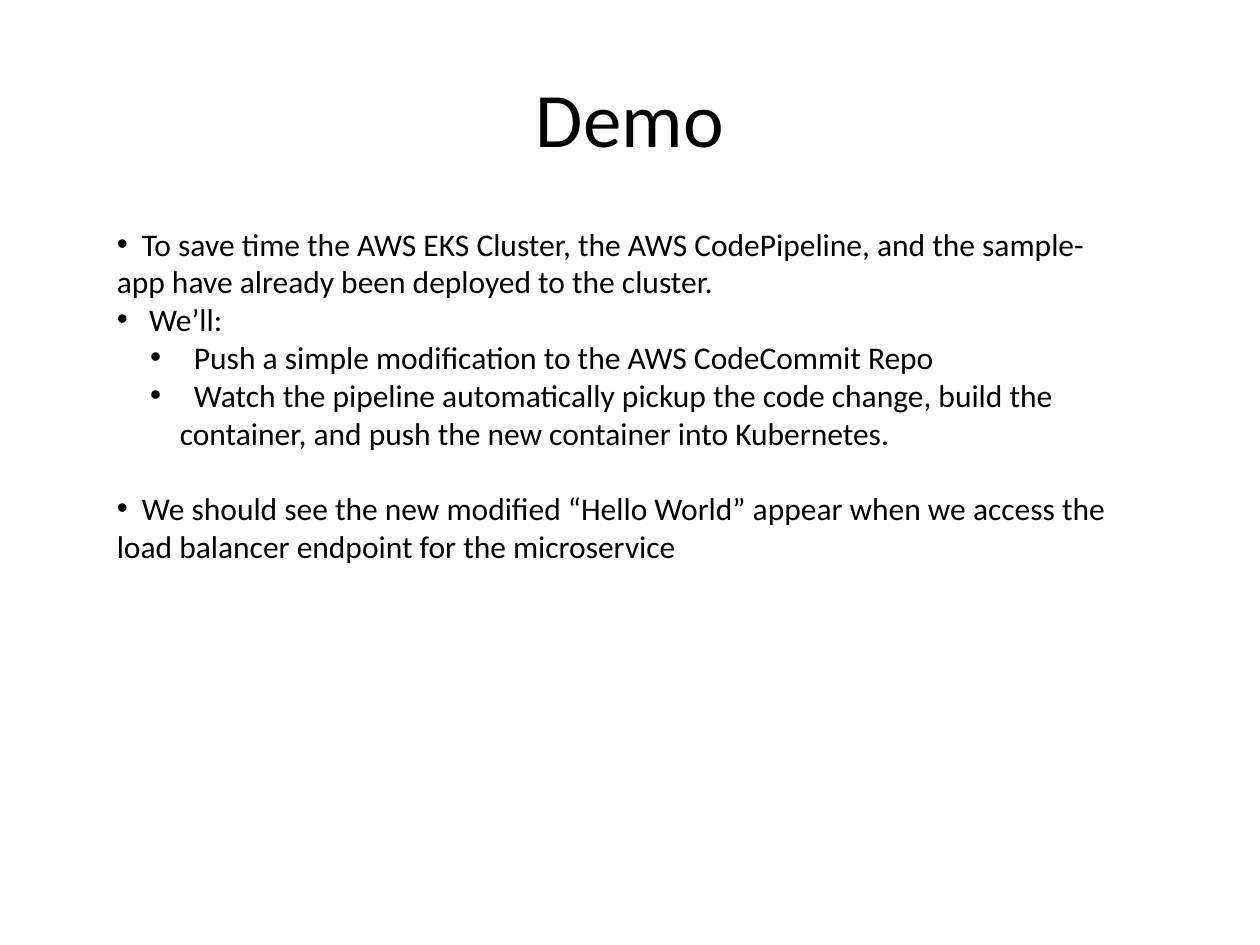
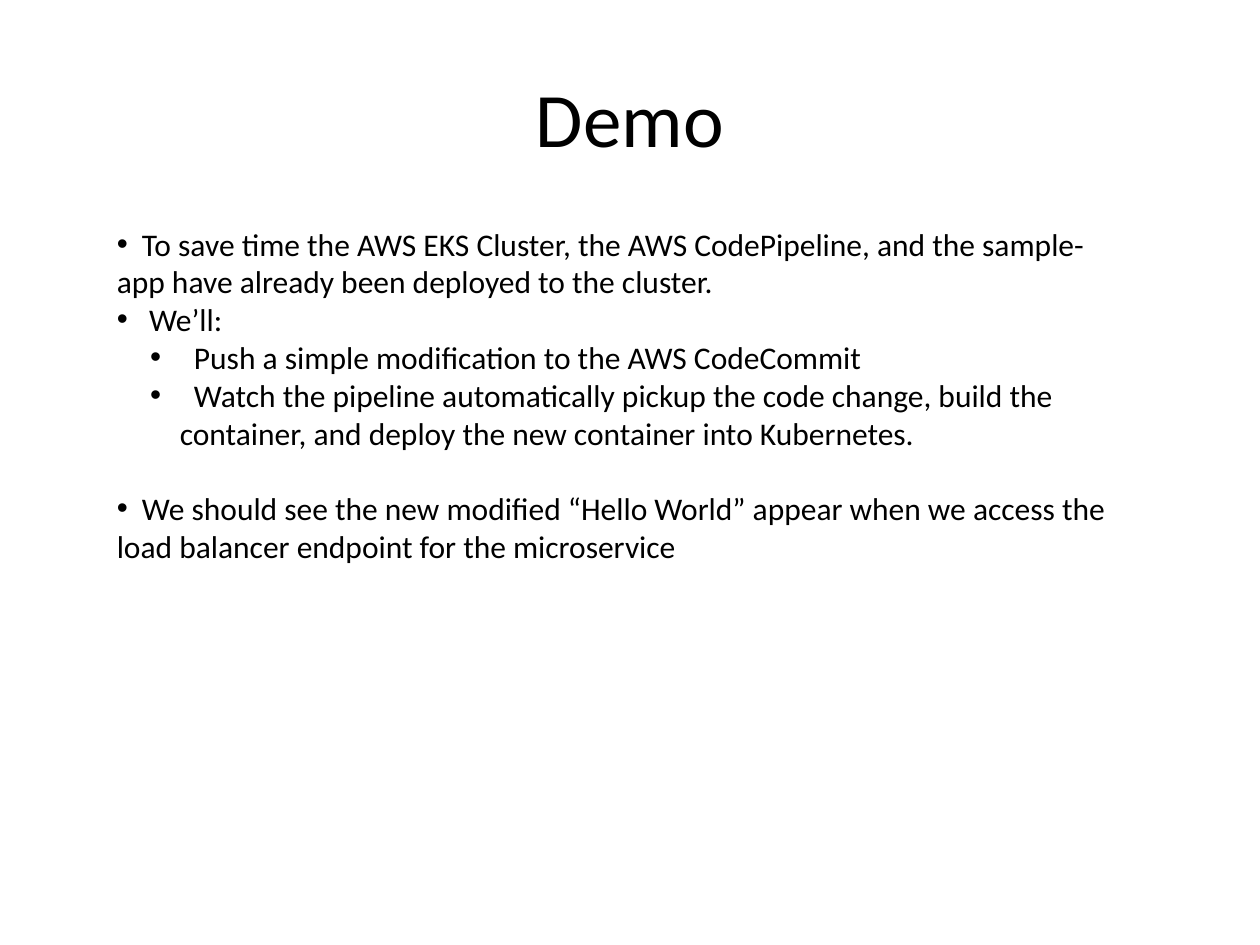
Before and after one commit to kskalvar/aws-eks-pipeline-quickstart, a slide deck: slide 11 of slides/AWS-Public-Summit-EKS-Pipeline-QuickStart.pptx. Drawn at 1260x945 pixels with LibreOffice and Linux fonts; fonts in the diff are those of the drawing; background and template pictures are left out. Boxes give left, top, right and bottom in pixels: in the first picture for what was removed or moved away, otherwise in the second. Text is boxed around its words. In the diff, an @@ line names an element or a change of style, - is before the commit and + after.

```diff
--- a/slides/AWS-Public-Summit-EKS-Pipeline-QuickStart.pptx
+++ b/slides/AWS-Public-Summit-EKS-Pipeline-QuickStart.pptx
@@ text at box(180, 347, 1053, 450): text changed @@
-  • Push a simple modification to the AWS CodeCommit Repo
-  • Watch the pipeline automatically pickup the code change, build the container, and push the new container into Kubernetes.
+  • Push a simple modification to the AWS CodeCommit
+  • Watch the pipeline automatically pickup the code change, build the container, and deploy the new container into Kubernetes.
```
Also in this commit, not shown: 2 other slides changed.
